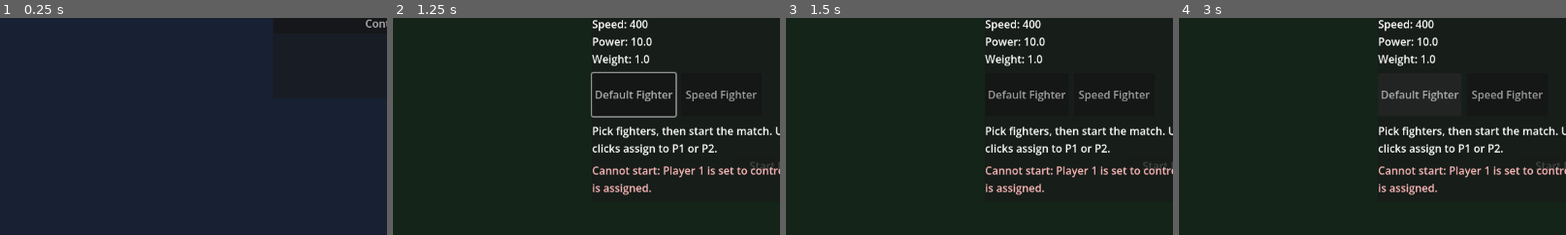
Above: before the commit, frames 1-4 (left to right).
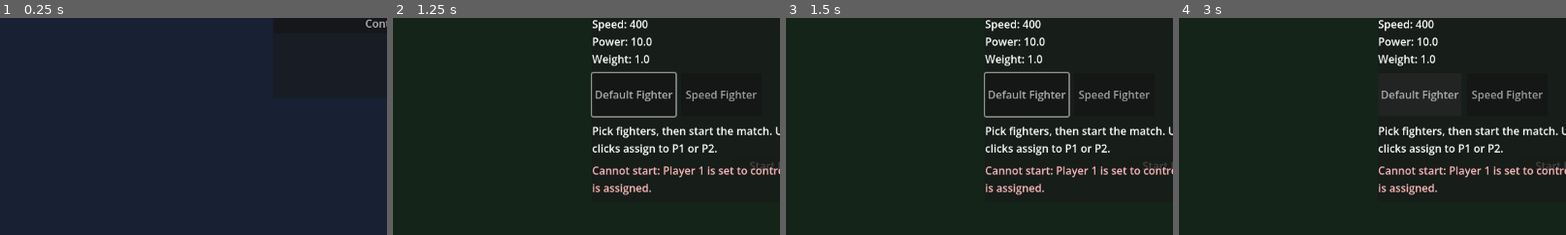
Above: after the commit, the same moments.

Repository: GitLlamma/Fight-Fight-Game-Game
Game: Godot game, scene res://scenes/main.tscn
Two runs of this game, one before a commit and one after it. Both use one fixed random seed, a clock stepped at 60 frames per second and the inputs below.
Inputs:
- Up to frame 1 (0.25 s): no input
- Up to frame 2 (1.25 s): click "Start" at 0.5 s
- Up to frame 3 (1.5 s): click "P1" at 1.25 s
- Up to frame 4 (3 s): click "P2" at 2 s; click "Default Fighter" at 2.75 s
The pictures show only the part of the screen within x 0-50%, y 50-100%; the shares and areas given below are measured in that part.

Frames 1-2 are identical in both runs. In frame 3, 0.6% of the frame differs, in the area x 51-74%, y 24-46%; in frame 4, nothing differs.

Commit message:
Updated selector

Diff:
--- a/GodotFiles/fight-fight-game-game/scripts/hud.gd
+++ b/GodotFiles/fight-fight-game-game/scripts/hud.gd
@@ -154,6 +154,8 @@
 	main_menu_start_button.focus_exited.connect(_refresh_main_menu_button_selection_visuals)
 	main_menu_controls_button.focus_entered.connect(_on_main_menu_controls_focus_entered)
 	main_menu_controls_button.focus_exited.connect(_refresh_main_menu_button_selection_visuals)
+	mouse_owner_p1_button.focus_mode = Control.FOCUS_NONE
+	mouse_owner_p2_button.focus_mode = Control.FOCUS_NONE
 	_initialize_control_binding_buttons()
 	_load_input_modes_from_match_setup()
 	_validate_required_rebind_actions()
@@ -229,6 +231,9 @@
 	if pending_rebind_action != &"":
 		return
 	if not _is_menu_navigation_active():
+		return
+	if character_select_screen.visible and (event is InputEventJoypadButton or event is InputEventJoypadMotion):
+		# Character Select controller input is handled exclusively in _input.
 		return
 
 	if event is InputEventJoypadButton:
@@ -621,10 +626,8 @@
 	if state.is_empty():
 		return
 
-	var wrapped_index := cursor_index % character_ids_by_index.size()
-	if wrapped_index < 0:
-		wrapped_index += character_ids_by_index.size()
-	state["cursor_index"] = wrapped_index
+	var clamped_index := clampi(cursor_index, 0, character_ids_by_index.size() - 1)
+	state["cursor_index"] = clamped_index
 	character_select_player_state[player_number] = state
 	_refresh_character_grid_visuals()
 
@@ -643,15 +646,23 @@
 	if state.is_empty() or bool(state.get("locked", false)):
 		return
 
+	var total_items: int = character_ids_by_index.size()
 	var current_index: int = int(state.get("cursor_index", 0))
+	current_index = clampi(current_index, 0, total_items - 1)
+
 	var columns: int = max(character_grid.columns, 1)
-	var delta := move_x
-	if move_y != 0:
-		delta = move_y * columns
-	var next_index := (current_index + delta) % character_ids_by_index.size()
-	if next_index < 0:
-		next_index += character_ids_by_index.size()
-	state["cursor_index"] = next_index
+	var total_rows: int = int(ceili(float(total_items) / float(columns)))
+	var current_row: int = current_index / columns
+	var current_col: int = current_index % columns
+
+	var target_row: int = clampi(current_row + move_y, 0, max(total_rows - 1, 0))
+	var target_col: int = clampi(current_col + move_x, 0, columns - 1)
+
+	var row_start: int = target_row * columns
+	var row_end: int = min(row_start + columns - 1, total_items - 1)
+	var target_index: int = clampi(row_start + target_col, row_start, row_end)
+
+	state["cursor_index"] = target_index
 	character_select_player_state[player_number] = state
 	_refresh_character_grid_visuals()
 
Not shown, changed: DOCUMENTATION.md
